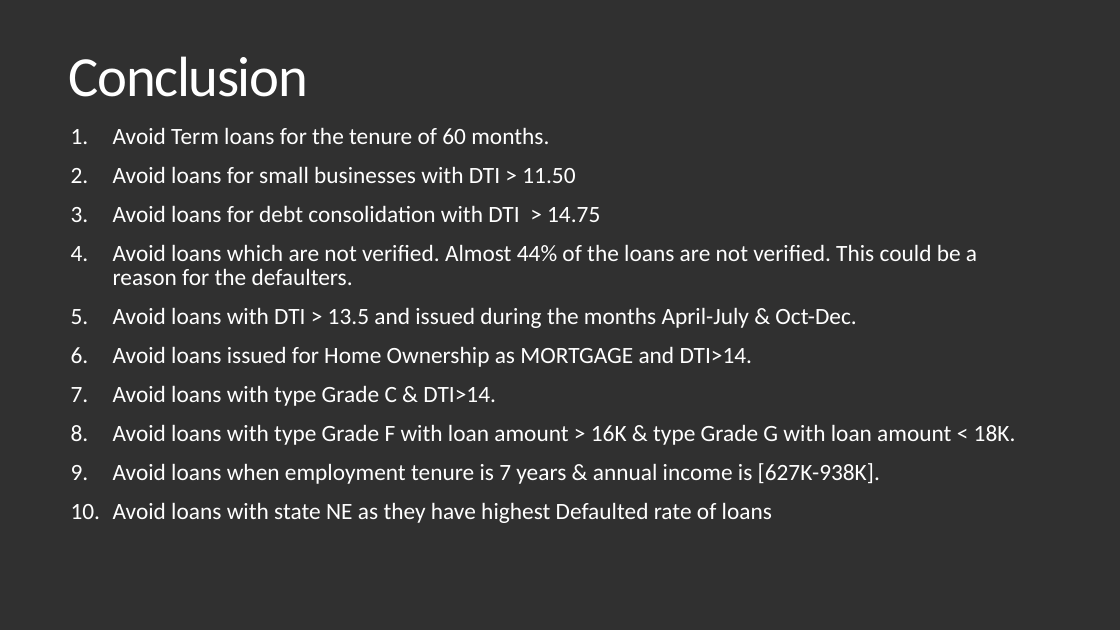
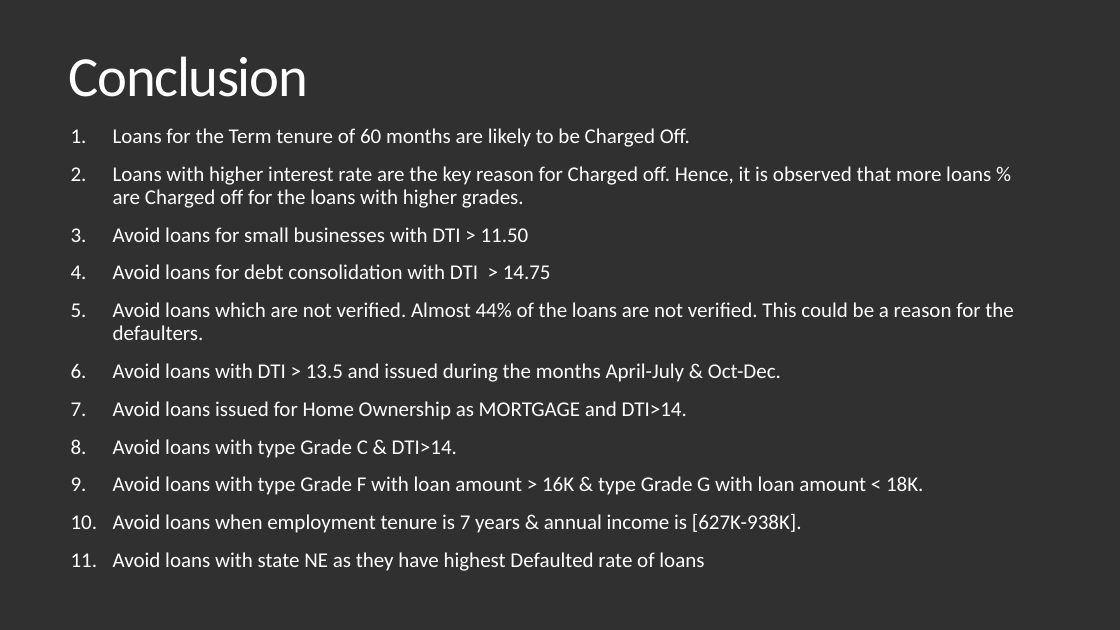
Before and after one commit to Vasista-Eranki/LendingClubCaseStudy, a slide deck: slide 38 of Lending Club Case Study.pptx. Drawn at 1120x630 pixels with LibreOffice and Linux fonts; fonts in the diff are those of the drawing. Boxes give left, top, right and bottom in pixels: in the first picture for what was removed or moved away, otherwise in the second. Text is boxed around its words. In the diff, an @@ line names an element or a change of style, - is before the commit and + after.

Commit message:
Updated Presentation

```diff
--- a/Lending Club Case Study.pptx
+++ b/Lending Club Case Study.pptx
@@ text at box(113, 128, 991, 208): text changed; size 20 to 18 pt @@
-1. Avoid Term loans for the tenure of 60 months.
+1. Loans for the Term tenure of 60 months are likely to be Charged Off.
+2. Loans with higher interest rate are the key reason for Charged off. Hence, it is observed that more loans % are Charged off for the loans with higher grades.
@@ text at box(113, 227, 1013, 571): size 20 to 18 pt in "Avoid loans for small businesses with DTI ...", "Avoid loans for debt consolidation with DTI ...", "Avoid loans which are not verified. Almost ...", "Avoid loans with DTI > 13.5 and ..." and 5 more places; line spacing 0.85 to 0.9 @@
```
Also in this commit, not shown: 1 other slide changed.
